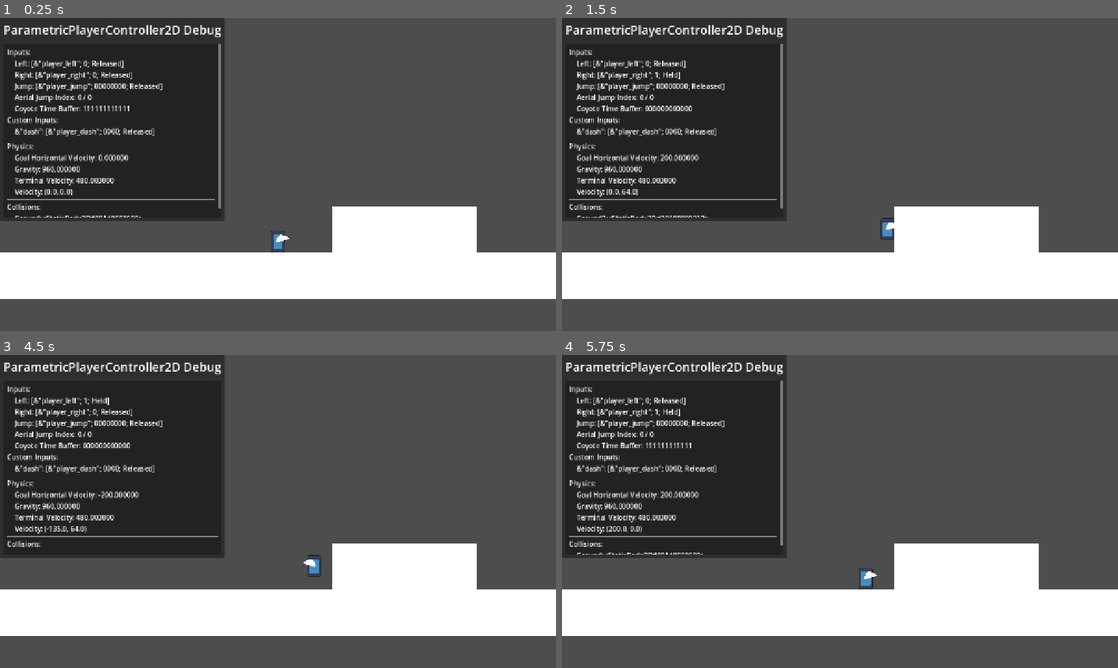
Above: before the commit, frames 1-4 (two rows, left to right).
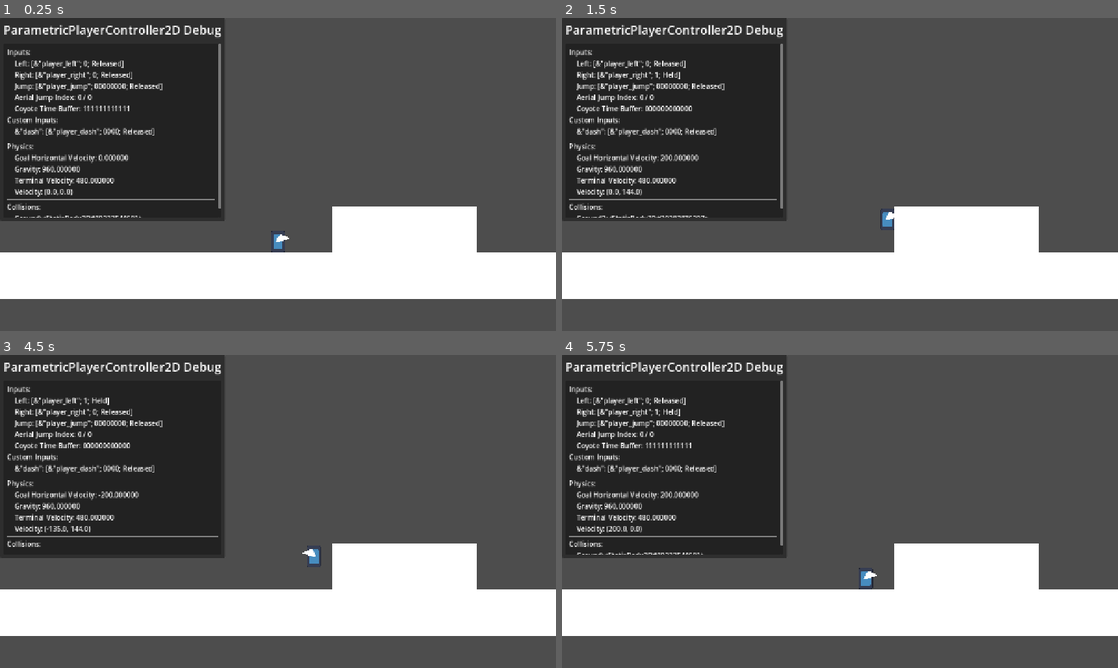
Above: after the commit, the same moments.

Repository: Bryce-Dixon/godot-2d-parametric-player-controller
Game: Godot game, scene res://parametric_platformer_controller_2d/test_scene.tscn
Two runs of this game, one before a commit and one after it. Both use one fixed random seed, a clock stepped at 60 frames per second and the inputs below. The engine's default icon, where the game draws it, is replaced by a stand-in: a white triangle on a blue panel in a dark square.
Inputs:
- Up to frame 1 (0.25 s): no input
- Up to frame 2 (1.5 s): tap Enter at 0.5 s; hold Right (ui_right) from 0.53 s (still down); tap Space at 1.25 s
- Up to frame 3 (4.5 s): tap Enter at 2 s; release Right (ui_right) at 2.03 s; hold Left (ui_left) 2.03-2.78 s; hold Right (ui_right) 2.78-4.28 s; tap Space at 4.25 s; hold Left (ui_left) from 4.28 s (still down)
- Up to frame 4 (5.75 s): release Left (ui_left) at 5.03 s; hold Right (ui_right) from 5.03 s (still down)

The runs differ from the first frame. In frame 1, less than 0.1% of the frame differs, in the area x 18-25%, y 63-64%; in frame 2, 0.2%, in the area x 10-60%, y 54-71%; in frame 3, 0.2%; in frame 4, less than 0.1%.

Commit message:
Wall jumping is now much more configurable for applying a horizontal velocity

Diff:
--- a/parametric_platformer_controller_2d/player_controller.gd
+++ b/parametric_platformer_controller_2d/player_controller.gd
@@ -158,14 +158,19 @@
 ## If [code]0.5[/code], the character will immediately reach half of their max movement speed away from the wall when wall jumping.[br]
 ## If [code]0.0[/code], the character will not gain any speed and hug the wall while wall jumping.
 @export_range(0.0, 1.0, 0.01, "or_greater") var wall_jump_horizontal_velocity_ratio := 1.0
-## If [code]true[/code], the character will constantly have the velocity determined by [member wall_jump_horizontal_velocity_ratio] applied while rising form a wall jump.[br]
-## If [code]false[/code], the character will only have that velocity applied
-@export var wall_jump_apply_horizontal_velocity_constantly_while_rising := false
+## The character will constantly have the velocity determined by [member wall_jump_horizontal_velocity_ratio] applied while rising from a wall jump foor this ratio of vertical speed.[br]
+## If [code]1.0[/code], the character will continue moving away from the wall until they start falling.[br]
+## If [code]0.5[/code], the character will continue moving away from the wall until they are only rising at half of their wall-jump speed.[br]
+## If [code]0.0[/code], the character will only have the horizontal velocity applied for the frame of the jump.
+@export_range(0.0, 1.0, 0.01) var wall_jump_rising_ratio_to_apply_horizontal_velocity := 1.0
+## Internal use only; holds the last collided wall's normal
+var _last_wall_jump_normal: Vector2
 ## Usually used only by wall jumping, but can be overridden for custom behavior involving jumping setting the character's horizontal velocity.[br]
 ## Return [code]velocity.x[/code] to leave velocity unchanged.
 func _get_jump_horizontal_velocity(_for_grounded_jump: bool, for_wall_jump: bool, _for_aerial_jump: bool) -> float:
   if for_wall_jump:
-    return wall_jump_horizontal_velocity_ratio * movement_data.velocity
+    var velocity_sign := signf(_last_wall_jump_normal.x)
+    return wall_jump_horizontal_velocity_ratio * movement_data.velocity * velocity_sign
   return velocity.x
 
 ## Internal use only; determines if the player is currently holding a jump.
@@ -184,7 +189,7 @@
 func _get_gravity() -> float:
   if pause_physics:
     return 0.0
-  if is_jumping() and is_rising():
+  if not is_jumping() and is_rising():
     return _last_jump_data.get_min_height_gravity()
   return _last_jump_data.get_max_height_gravity()
 
@@ -245,35 +250,46 @@
       landed.emit()
       _last_jump_data = jump_data
     _was_grounded = is_grounded()
-  if can_jump() and input_jump.was_pressed():
-    _jumping = true
-    input_jump.buffer.fill_state(true)
-    if is_grounded(true):
-      clear_coyote_time()
-      _last_jump_data = jump_data
-      velocity.x = _get_jump_horizontal_velocity(true, false, false)
-      grounded_jump.emit()
-    elif is_instance_valid(wall_jump_data) and is_on_wall():
-      _last_jump_data = wall_jump_data
-      velocity.x = _get_jump_horizontal_velocity(false, true, false)
-      wall_jump.emit()
-    else:
-      aerial_jump_index += 1
-      _last_jump_data = aerial_jump_data[aerial_jump_index]
-      velocity.x = _get_jump_horizontal_velocity(false, false, true)
-      aerial_jump.emit()
-    velocity.y = _last_jump_data.get_velocity()
-    jumped.emit()
+    if can_jump() and input_jump.was_pressed():
+      _jumping = true
+      input_jump.buffer.fill_state(true)
+      if is_grounded(true):
+        clear_coyote_time()
+        _last_jump_data = jump_data
+        _last_wall_jump_normal = Vector2.ZERO
+        velocity.x = _get_jump_horizontal_velocity(true, false, false)
+        grounded_jump.emit()
+      elif is_instance_valid(wall_jump_data) and is_on_wall():
+        _last_jump_data = wall_jump_data
+        _last_wall_jump_normal = get_wall_normal()
+        velocity.x = _get_jump_horizontal_velocity(false, true, false)
+        wall_jump.emit()
+      else:
+        aerial_jump_index += 1
+        _last_jump_data = aerial_jump_data[aerial_jump_index]
+        _last_wall_jump_normal = Vector2.ZERO
+        velocity.x = _get_jump_horizontal_velocity(false, false, true)
+        aerial_jump.emit()
+      velocity.y = _last_jump_data.get_velocity()
+      jumped.emit()
+    if _last_wall_jump_normal.x != 0.0:
+      var wall_jump_rising_ratio := 1.0 - velocity.y / wall_jump_data.get_velocity()
+      if (
+        wall_jump_rising_ratio > wall_jump_rising_ratio_to_apply_horizontal_velocity
+      ):
+        _last_wall_jump_normal = Vector2.ZERO
+      else:
+        velocity.x = _get_jump_horizontal_velocity(false, true, false)
   if _jumping and (
     pause_inputs
     or not input_jump.is_down()
   ):
     _jumping = false
-  var was_falling := is_falling()
-  var current_terminal_velocity := _get_terminal_velocity()
-  var was_at_terminal_velocity := is_at_terminal_velocity(current_terminal_velocity)
-  velocity.y = move_toward(velocity.y, current_terminal_velocity, delta * _get_gravity())
   if not pause_physics:
+    var was_falling := is_falling()
+    var current_terminal_velocity := _get_terminal_velocity()
+    var was_at_terminal_velocity := is_at_terminal_velocity(current_terminal_velocity)
+    velocity.y = move_toward(velocity.y, current_terminal_velocity, delta * _get_gravity())
     var old_collisions := _active_slide_collisions.duplicate()
     if move_and_slide():
       for i: int in range(get_slide_collision_count()):
@@ -287,10 +303,10 @@
     for old_collision: int in old_collisions:
       _active_slide_collisions.erase(old_collision)
 
-  if not was_falling and is_falling():
-    started_falling.emit()
-  if not was_at_terminal_velocity and is_at_terminal_velocity(current_terminal_velocity):
-    reached_terminal_velocity.emit()
+    if not was_falling and is_falling():
+      started_falling.emit()
+    if not was_at_terminal_velocity and is_at_terminal_velocity(current_terminal_velocity):
+      reached_terminal_velocity.emit()
 
 ## Updates the current state for all input data.[br]
 ## Should only be called by [method _physics_process] if [member pause_inputs] is [code]false[/code]
--- a/parametric_platformer_controller_2d/test_scene.tscn
+++ b/parametric_platformer_controller_2d/test_scene.tscn
@@ -29,6 +29,13 @@
 seconds_to_max_height = 0.5
 metadata/_custom_type_script = "uid://c7anptjcggiri"
 
+[sub_resource type="Resource" id="Resource_8hwyn"]
+script = ExtResource("4_spyn2")
+min_height = 20.0
+max_height = 120.0
+seconds_to_max_height = 0.5
+metadata/_custom_type_script = "uid://c7anptjcggiri"
+
 [sub_resource type="Curve" id="Curve_0hlh3"]
 _data = [Vector2(0, 1), 0.0, 0.0, 0, 0, Vector2(1, 0.0967136), 0.0, 0.0, 0, 0]
 point_count = 2
@@ -49,9 +56,7 @@
 })
 jump_data = SubResource("Resource_6h6fy")
 aerial_jump_data = Array[ExtResource("4_spyn2")]([])
-wall_jump_data = SubResource("Resource_6h6fy")
-wall_jump_horizontal_velocity_ratio = null
-wall_jump_apply_horizontal_velocity_constantly_while_rising = null
+wall_jump_data = SubResource("Resource_8hwyn")
 terminal_velocity = 480.0
 
 [node name="Icon" type="Sprite2D" parent="Player"]
Not shown: 1 places in parametric_platformer_controller_2d/test_scene.tscn that only renumber resources
